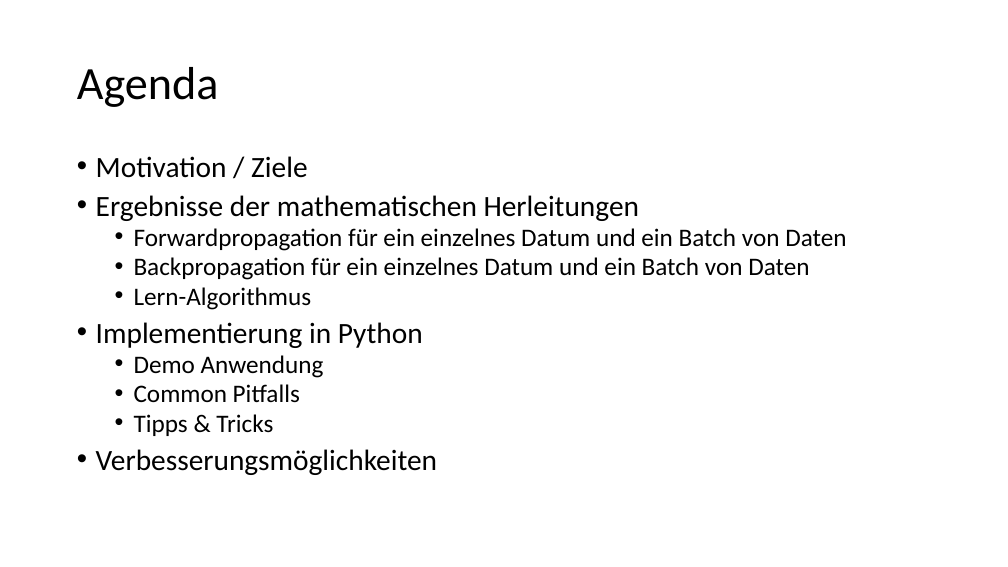
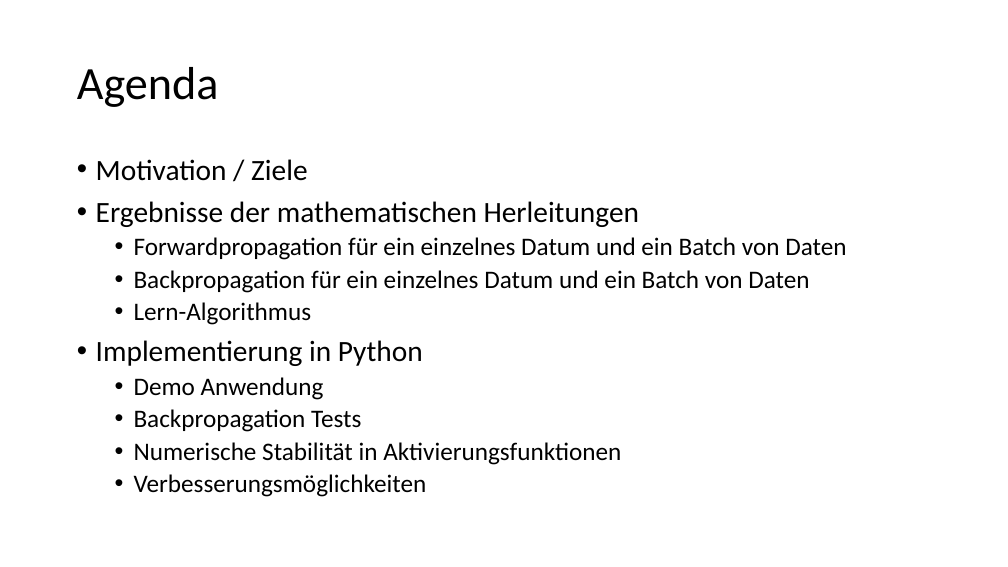
Before and after one commit to kevinsuedmersen/neural_networks_from_scratch, a slide deck: slide 2 of theory/submission/result_presentation.pptx. Drawn at 1008x567 pixels with LibreOffice and Linux fonts; fonts in the diff are those of the drawing. Boxes give left, top, right and bottom in pixels: in the first picture for what was removed or moved away, otherwise in the second. Text is boxed around its words. In the diff, an @@ line names an element or a change of style, - is before the commit and + after.

```diff
--- a/theory/submission/result_presentation.pptx
+++ b/theory/submission/result_presentation.pptx
@@ text at [96, 159, 846, 497]: size 28 to 24 pt in "Verbesserungsmöglichkeiten"; line spacing 0.8 to 0.9; list level 1 to 2 in "Verbesserungsmöglichkeiten" @@
@@ text at [134, 409, 621, 465]: text changed @@
-  • Common Pitfalls
-  • Tipps & Tricks
+  • Backpropagation Tests
+  • Numerische Stabilität in Aktivierungsfunktionen
```
Also in this commit, not shown: 2 other slides changed, 3 slides added, 2 other files.
